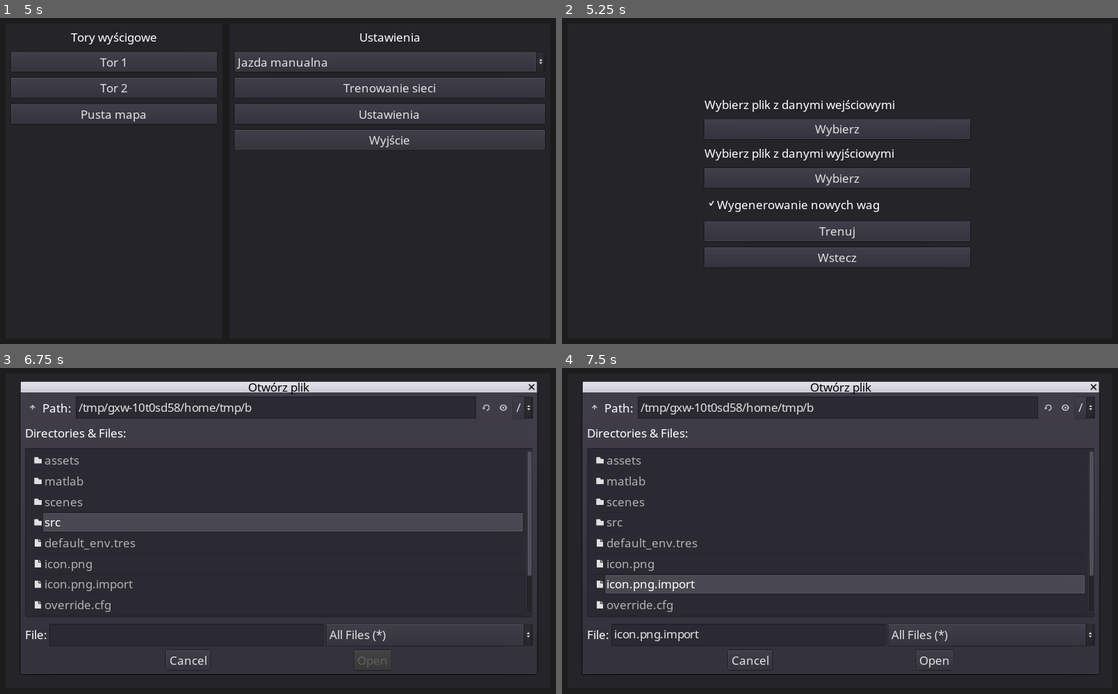
Above: before the commit, frames 1-4 (two rows, left to right).
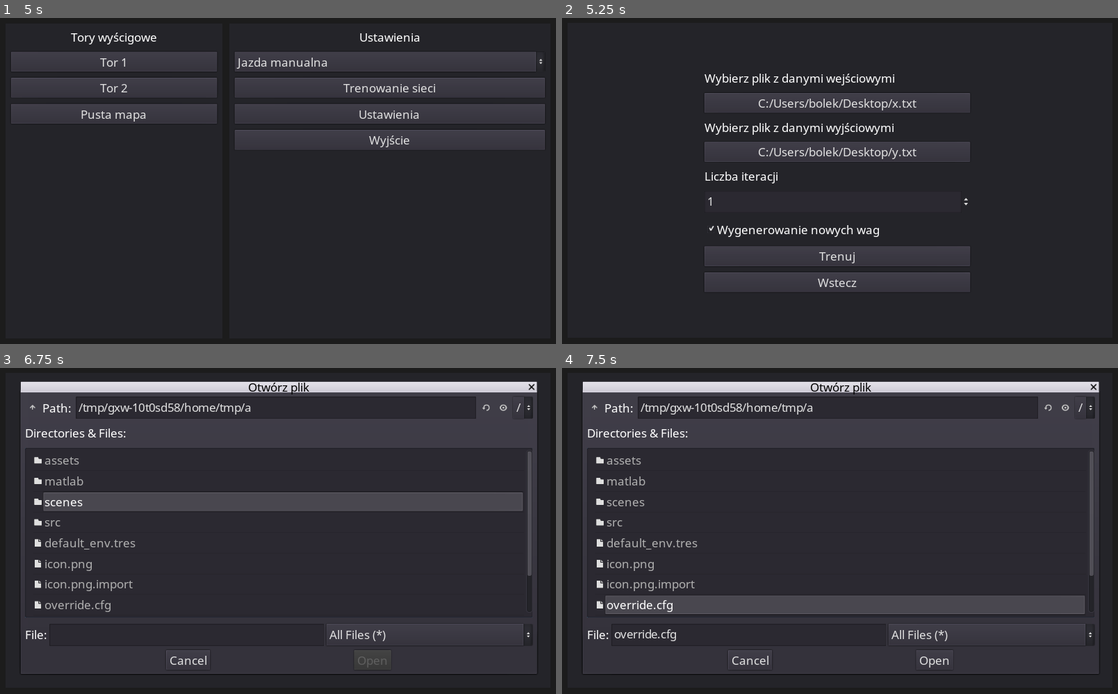
Above: after the commit, the same moments.

Repository: bolexpl/nn_race
Game: Godot game, scene res://scenes/gui/MainMenu.tscn
The game is run twice, just before and just after one commit, with the same random seed, the same clock (stepped at 60 frames per second) and the same inputs.
Inputs:
- Up to frame 1 (5 s): click "Tor 1" at 0.5 s; tap Enter at 1.25, 3.5 s; hold Right (ui_right) 1.28-2.03 s; tap Space at 2 s; hold Down (ui_down) 2.03-2.78 s; hold Right (ui_right) 2.78-3.53 s; hold Up (ui_up) 3.53-4.28 s; hold Left (ui_left) from 4.28 s (still down); tap Escape (ui_cancel) at 4.9 s
- Up to frame 2 (5.25 s): release Left (ui_left) at 5 s; click "Trenowanie sieci" at 5 s
- Up to frame 3 (6.75 s): click "Wybierz" (after the commit: "C:/Users/bolek/Desktop/x.txt") at 5.75 s; click "Wybierz" (after the commit: "C:/Users/bolek/Desktop/y.txt") at 6.5 s
- Up to frame 4 (7.5 s): click "Trenuj" at 7.25 s

Frame 1 is identical in both runs. In frame 2, 13% of the frame differs, in the area x 25-74%, y 17-85%; in frame 3, 9.8%; in frame 4, 9.8%.

Commit message:
a

Diff:
--- a/scenes/Car.tscn
+++ b/scenes/Car.tscn
@@ -1,6 +1,6 @@
 [gd_scene load_steps=4 format=2]
 
-[ext_resource path="res://scenes/Car.gd" type="Script" id=1]
+[ext_resource path="res://src/Car.gd" type="Script" id=1]
 [ext_resource path="res://assets/car_blue_small_1.png" type="Texture" id=2]
 
 [sub_resource type="RectangleShape2D" id=1]
--- a/scenes/gui/MainMenu.tscn
+++ b/scenes/gui/MainMenu.tscn
@@ -1,7 +1,7 @@
 [gd_scene load_steps=3 format=2]
 
 [ext_resource path="res://assets/main_theme.tres" type="Theme" id=1]
-[ext_resource path="res://scenes/gui/MainMenu.gd" type="Script" id=2]
+[ext_resource path="res://src/gui/MainMenu.gd" type="Script" id=2]
 
 [node name="MainMenu" type="Control"]
 margin_right = 1024.0
--- a/scenes/gui/SettingsMenu.tscn
+++ b/scenes/gui/SettingsMenu.tscn
@@ -1,7 +1,8 @@
 [gd_scene load_steps=3 format=2]
 
 [ext_resource path="res://assets/main_theme.tres" type="Theme" id=1]
-[ext_resource path="res://scenes/gui/SettingsMenu.gd" type="Script" id=2]
+[ext_resource path="res://src/gui/SettingsMenu.gd" type="Script" id=2]
+
 
 [node name="SettingsMenu" type="Control"]
 anchor_right = 1.0
--- a/scenes/gui/TrainMenu.gd
+++ /dev/null
@@ -1,48 +0,0 @@
-extends Control
-
-
-const Neural = preload("res://src/Neural.gd")
-var x_file = null
-var y_file = null
-var index = 0
-
-
-func _on_XButton_pressed():
-	$FileDialog.popup()
-	index = 0
-
-
-func _on_YButton_pressed():
-	$FileDialog.popup()
-	index = 1
-
-
-func _on_XFile_file_selected(path):
-	if index == 0:
-		x_file = path
-		$ColorRect/Panel/VBoxContainer/XButton.text = path
-	else:
-		y_file = path
-		$ColorRect/Panel/VBoxContainer/YButton.text = path
-
-
-func _on_TrainButton_pressed():
-	# TODO
-	var check = $ColorRect/Panel/VBoxContainer/CheckBox.pressed
-	# load x
-	var x = load_data(x_file)
-	# load y
-
-#	var n_array = [10, 1]
-#	var nn = Neural.new(len(x[0]), len(n_array), n_array, -1, 1, check)
-
-
-func load_data(path):
-	var f = File.new()
-	var err = f.open(path, File.READ)
-
-
-
-
-func _on_BackButton_pressed():
-	var _err = get_tree().change_scene("res://scenes/gui/MainMenu.tscn")
--- a/scenes/gui/TrainMenu.tscn
+++ b/scenes/gui/TrainMenu.tscn
@@ -1,7 +1,8 @@
-[gd_scene load_steps=3 format=2]
+[gd_scene load_steps=4 format=2]
 
-[ext_resource path="res://scenes/gui/TrainMenu.gd" type="Script" id=1]
+[ext_resource path="res://src/gui/TrainMenu.gd" type="Script" id=1]
 [ext_resource path="res://assets/main_theme.tres" type="Theme" id=2]
+[ext_resource path="res://src/gui/AcceptDialog.gd" type="Script" id=3]
 
 [node name="TrainMenu" type="Control"]
 anchor_right = 1.0
@@ -21,9 +22,12 @@
 anchor_right = 1.0
 anchor_bottom = 1.0
 margin_left = 10.0
-margin_top = 10.0
+margin_top = 9.2063
 margin_right = -10.0
-margin_bottom = -10.0
+margin_bottom = -10.7937
+__meta__ = {
+"_edit_use_anchors_": false
+}
 
 [node name="VBoxContainer" type="VBoxContainer" parent="ColorRect/Panel"]
 margin_left = 252.0
@@ -36,46 +40,60 @@
 }
 
 [node name="Label" type="Label" parent="ColorRect/Panel/VBoxContainer"]
-margin_top = 127.0
+margin_top = 78.0
 margin_right = 490.0
-margin_bottom = 159.0
+margin_bottom = 110.0
 text = "Wybierz plik z danymi wejściowymi"
 
 [node name="XButton" type="Button" parent="ColorRect/Panel/VBoxContainer"]
-margin_top = 171.0
+margin_top = 122.0
 margin_right = 490.0
-margin_bottom = 209.0
+margin_bottom = 160.0
 text = "Wybierz"
 
 [node name="Label2" type="Label" parent="ColorRect/Panel/VBoxContainer"]
-margin_top = 221.0
+margin_top = 172.0
 margin_right = 490.0
-margin_bottom = 253.0
+margin_bottom = 204.0
 text = "Wybierz plik z danymi wyjściowymi"
 
 [node name="YButton" type="Button" parent="ColorRect/Panel/VBoxContainer"]
-margin_top = 265.0
+margin_top = 216.0
 margin_right = 490.0
-margin_bottom = 303.0
+margin_bottom = 254.0
 text = "Wybierz"
 
+[node name="Label3" type="Label" parent="ColorRect/Panel/VBoxContainer"]
+margin_top = 266.0
+margin_right = 490.0
+margin_bottom = 298.0
+text = "Liczba iteracji"
+
+[node name="SpinBox" type="SpinBox" parent="ColorRect/Panel/VBoxContainer"]
+margin_top = 310.0
+margin_right = 490.0
+margin_bottom = 352.0
+min_value = 1.0
+max_value = 99999.0
+value = 1.0
+
 [node name="CheckBox" type="CheckBox" parent="ColorRect/Panel/VBoxContainer"]
-margin_top = 315.0
+margin_top = 364.0
 margin_right = 490.0
-margin_bottom = 355.0
+margin_bottom = 404.0
 pressed = true
 text = "Wygenerowanie nowych wag"
 
 [node name="TrainButton" type="Button" parent="ColorRect/Panel/VBoxContainer"]
-margin_top = 367.0
+margin_top = 416.0
 margin_right = 490.0
-margin_bottom = 405.0
+margin_bottom = 454.0
 text = "Trenuj"
 
 [node name="BackButton" type="Button" parent="ColorRect/Panel/VBoxContainer"]
-margin_top = 417.0
+margin_top = 466.0
 margin_right = 490.0
-margin_bottom = 455.0
+margin_bottom = 504.0
 text = "Wstecz"
 
 [node name="FileDialog" type="FileDialog" parent="."]
@@ -88,8 +106,33 @@
 mode_overrides_title = false
 mode = 0
 access = 2
-current_dir = "/home/bolek/sda6/home/Dokumenty/Godot/NeuralNetwork"
-current_path = "/home/bolek/sda6/home/Dokumenty/Godot/NeuralNetwork/"
+current_dir = "/Users/bolek/Documents/Godot/nn_race"
+current_path = "/Users/bolek/Documents/Godot/nn_race/"
+__meta__ = {
+"_edit_use_anchors_": false
+}
+
+[node name="ErrorDialog" type="AcceptDialog" parent="."]
+margin_left = 224.906
+margin_top = 236.846
+margin_right = 789.906
+margin_bottom = 360.846
+window_title = "Błąd!"
+dialog_text = "Problem z odczytaniem plików."
+dialog_autowrap = true
+script = ExtResource( 3 )
+__meta__ = {
+"_edit_use_anchors_": false
+}
+
+[node name="FinishDialog" type="AcceptDialog" parent="."]
+margin_left = 350.213
+margin_top = 227.825
+margin_right = 650.213
+margin_bottom = 321.825
+window_title = "Zakończono"
+dialog_text = "Zakończono trenowanie."
+script = ExtResource( 3 )
 __meta__ = {
 "_edit_use_anchors_": false
 }
@@ -98,4 +141,4 @@
 [connection signal="pressed" from="ColorRect/Panel/VBoxContainer/YButton" to="." method="_on_YButton_pressed"]
 [connection signal="pressed" from="ColorRect/Panel/VBoxContainer/TrainButton" to="." method="_on_TrainButton_pressed"]
 [connection signal="pressed" from="ColorRect/Panel/VBoxContainer/BackButton" to="." method="_on_BackButton_pressed"]
-[connection signal="file_selected" from="FileDialog" to="." method="_on_XFile_file_selected"]
+[connection signal="file_selected" from="FileDialog" to="." method="_on_FileDialog_file_selected"]
--- a/scenes/levels/Track1.tscn
+++ b/scenes/levels/Track1.tscn
@@ -1,7 +1,7 @@
 [gd_scene load_steps=3 format=2]
 
 [ext_resource path="res://assets/map.png" type="Texture" id=1]
-[ext_resource path="res://scenes/levels/Track1.gd" type="Script" id=2]
+[ext_resource path="res://src/levels/Track1.gd" type="Script" id=2]
 
 [node name="Main" type="Node"]
 script = ExtResource( 2 )
--- a/scenes/Car.gd
+++ b/src/Car.gd
@@ -38,7 +38,6 @@
 var rays = null
 
 var nn_in_vector = [0, 0, 0, 0, 0, 0]
-var nn = null
 
 var train_file = null
 var result_file = null
@@ -51,9 +50,9 @@
 
 	if Global.mode == Global.MEASURE_MODE: # zapis pomiarów
 		var config = ConfigFile.new()
-		var err = config.load("user://config.cfg")
-		var train_file_name = config.get_value("train", "training_data", "user://train_file.txt")
-		var result_file_name = config.get_value("train", "result_data", "user://result_file.txt")
+		var _err = config.load("user://config.cfg")
+		train_file_name = config.get_value("train", "training_data", "user://train_file.txt")
+		result_file_name = config.get_value("train", "result_data", "user://result_file.txt")
 
 		train_file = File.new()
 		result_file = File.new()
@@ -61,8 +60,6 @@
 		result_file.open(result_file_name, File.WRITE)
 
 	rays = [$Left2, $Left, $Forward, $Right, $Right2]
-	var n_array = [10, 2]
-	nn = Neural.new(6, len(n_array), n_array, 0, 700)
 
 
 func _exit_tree():
@@ -85,7 +82,6 @@
 	calculate_steering(delta)
 	velocity += acceleration * delta
 	velocity = move_and_slide(velocity)
-	print(velocity.length())
 
 
 func set_input(turn_param, accel_param):
@@ -113,9 +109,9 @@
 			var pos = rays[i].get_collision_point()
 			tmp = position.distance_to(pos) - halfsize
 		nn_in_vector[i] = tmp
-	nn_in_vector[5] = acceleration.length()
-	nn.forward([nn_in_vector])
-	set_input(nn.output[0][0], nn.output[0][1])
+#	nn_in_vector[5] = acceleration.length()
+#	nn.forward([nn_in_vector])
+#	set_input(nn.output[0][0], nn.output[0][1])
 
 
 func write_data():
--- a/src/Neural.gd
+++ b/src/Neural.gd
@@ -6,56 +6,49 @@
 var output
 var biases
 var rand
-var x_min
-var x_max
-
-
-func _init(input_count, layer_count, neurons_array, x_min_p, x_max_p, load_weights = true):
+
+
+func _init(input_count, layer_count, neurons_array):
 	self.rand = RandomNumberGenerator.new()
 	self.rand.randomize()
 	self.n_array = [input_count] + neurons_array
 	self.l_count = layer_count + 1
-	self.x_min = x_min_p
-	self.x_max = x_max_p
 	self.output = []
 	self.theta = []
 	self.biases = []
-#	if load_weights:
-#		# TODO
-#		load_net()
-#	else:
-	generate_weights()
-
-
-func generate_weights():
+
+
+func generate_weights(w_min, w_max):
 	# init theta to random values (neurony, wejścia)
 	for i in range(1, self.l_count):
-		var tmp = randn(self.n_array[i], self.n_array[i - 1])
-		self.theta.append(tmp)
+		self.theta.append(randn(self.n_array[i], self.n_array[i - 1], w_min, w_max))
 	# init biases
 	for i in range(self.l_count - 1):
 		self.biases.append([])
 		self.biases[i].resize(self.n_array[i+1])
 		for i2 in range(self.biases[i].size()):
-			self.biases[i][i2] = rand.randf_range(self.x_min, self.x_max)
+			self.biases[i][i2] = rand.randf_range(w_min, w_max)
 #			self.biases[i][i2] = rand.randfn()
 
 
-func save_net():
+func save_weights():
 	var save_file = File.new()
 	save_file.open(Global.net_file, File.WRITE)
-	save_file.store_line(JSON.print([1, 2, 3]))
+	var data = {"theta": self.theta, "biases": self.biases}
+	var s = JSON.print(data)
+	save_file.store_line(s)
 	save_file.close()
 
 
-func load_net():
-	var save_file = File.new()
-	if not save_file.file_exists(Global.net_file):
+func load_weights():
+	var f = File.new()
+	if not f.file_exists(Global.net_file):
 		return
-	save_file.open(Global.net_file, File.READ)
-	var _data = JSON.parse(save_file.get_line())
-	# TODO
-	save_file.close()
+	f.open(Global.net_file, File.READ)
+	var data = JSON.parse(f.get_line()).result
+	self.theta = data["theta"]
+	self.biases = data["biases"]
+	f.close()
 
 
 func train(x, y, iter_count = 1):
@@ -164,12 +157,12 @@
 	return result
 
 
-func randn(n, m):
+func randn(n, m, w_min, w_max):
 	var result = []
 	for i in range(n):
 		result.append([])
 		for _j in range(m):
-			result[i].append(rand.randf_range(self.x_min, self.x_max))
+			result[i].append(rand.randf_range(w_min, w_max))
 #			result[i].append(rand.randfn())
 	return result
 
--- /dev/null
+++ b/src/gui/AcceptDialog.gd
@@ -0,0 +1,6 @@
+extends AcceptDialog
+
+
+# Called when the node enters the scene tree for the first time.
+func _ready():
+	get_child(1).align = HALIGN_CENTER
--- a/scenes/gui/MainMenu.gd
+++ b/src/gui/MainMenu.gd
@@ -55,7 +55,7 @@
 
 
 func _on_Button_pressed():
-	get_tree().change_scene("res://scenes/gui/TrainMenu.tscn")
+	var _err = get_tree().change_scene("res://scenes/gui/TrainMenu.tscn")
 
 
 func _on_Exit_pressed():
--- /dev/null
+++ b/src/gui/TrainMenu.gd
@@ -0,0 +1,97 @@
+extends Control
+
+
+const Neural = preload("res://src/Neural.gd")
+var x_file = "C:/Users/bolek/Desktop/x.txt"
+var y_file = "C:/Users/bolek/Desktop/y.txt"
+var file_index = 0
+var x_thread
+var y_thread
+var train_thread
+var x
+var y
+
+
+func _ready():
+	$ColorRect/Panel/VBoxContainer/XButton.text = x_file
+	$ColorRect/Panel/VBoxContainer/YButton.text = y_file
+
+
+func _on_XButton_pressed():
+	$FileDialog.popup()
+	file_index = 0
+
+
+func _on_YButton_pressed():
+	$FileDialog.popup()
+	file_index = 1
+
+
+func _on_FileDialog_file_selected(path):
+	if file_index == 0:
+		x_file = path
+		$ColorRect/Panel/VBoxContainer/XButton.text = path
+	else:
+		y_file = path
+		$ColorRect/Panel/VBoxContainer/YButton.text = path
+
+
+func _on_TrainButton_pressed():
+	if x_file == null or y_file == null:
+		$ErrorDialog.popup()
+		return
+	x_thread = Thread.new()
+	y_thread = Thread.new()
+	x_thread.start(self, "load_data", x_file)
+	y_thread.start(self, "load_data", y_file)
+	x = x_thread.wait_to_finish()
+	y = y_thread.wait_to_finish()
+
+	if x == null or y == null:
+		$ErrorDialog.popup()
+		return
+
+	var check = $ColorRect/Panel/VBoxContainer/CheckBox.pressed
+#	train_thread = Thread.new()
+#	train_thread.start(self, "train", check)
+#	train_thread.wait_to_finish()
+	train(check)
+	$FinishDialog.popup_centered()
+
+
+func train(check):
+	# tworzenie sieci
+	var n_array = [10, 2]
+	var nn = Neural.new(len(x[0]), len(n_array), n_array)
+	# generowanie lub wczytanie wag
+	if check:
+		nn.generate_weights(-1, 1)
+		nn.save_weights()
+	else:
+		nn.load_weights()
+	# trenowanie
+	nn.train(x, y, 1)
+	# zapis
+	nn.save_weights()
+
+
+func load_data(path):
+	var data = []
+	var f = File.new()
+	var err = f.open(path, File.READ)
+	if err:
+		return null
+	while not f.eof_reached():
+		var line = f.get_line()
+		var arr = line.split(" ", false)
+		var tmp = []
+		for i in range(arr.size()):
+			tmp.append(float(arr[i]))
+		if tmp.size() > 0:
+			data.append(tmp)
+	f.close()
+	return data
+
+
+func _on_BackButton_pressed():
+	var _err = get_tree().change_scene("res://scenes/gui/MainMenu.tscn")
Renamed: scenes/gui/SettingsMenu.gd -> src/gui/SettingsMenu.gd
Renamed: scenes/levels/Track1.gd -> src/levels/Track1.gd
